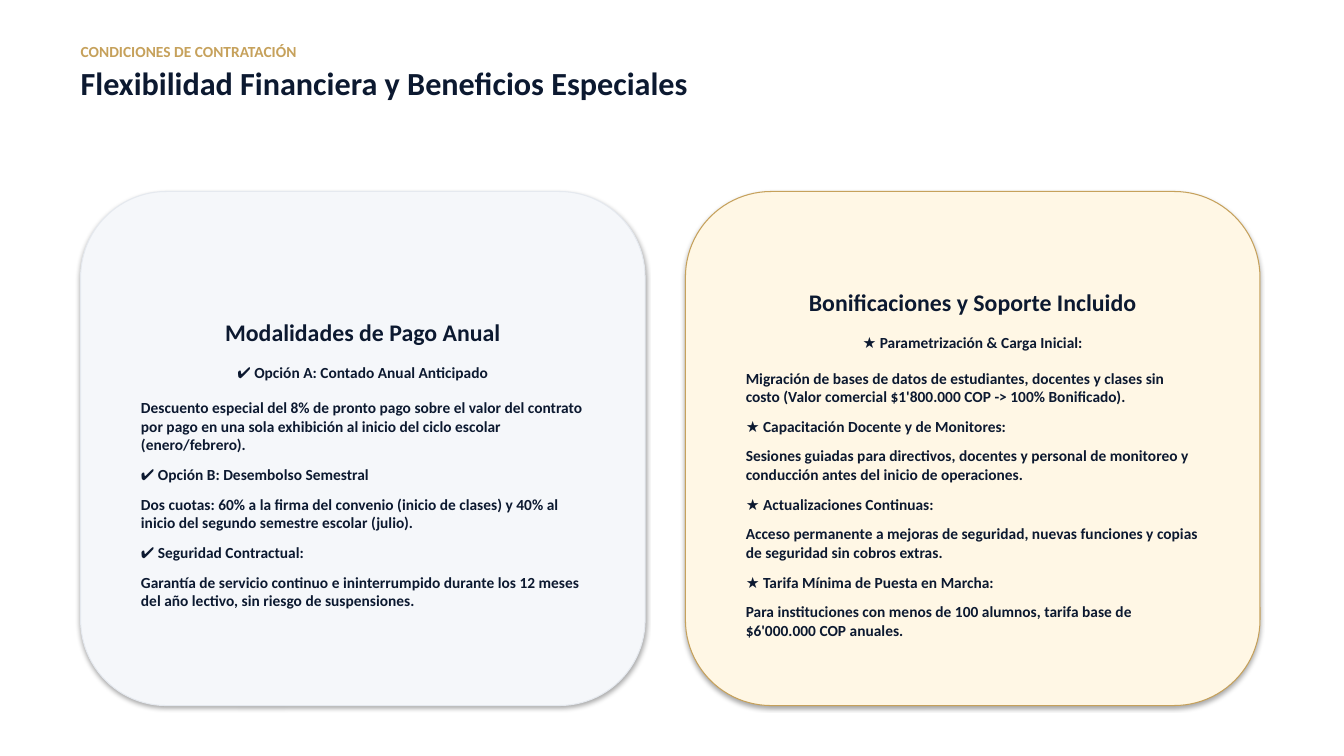
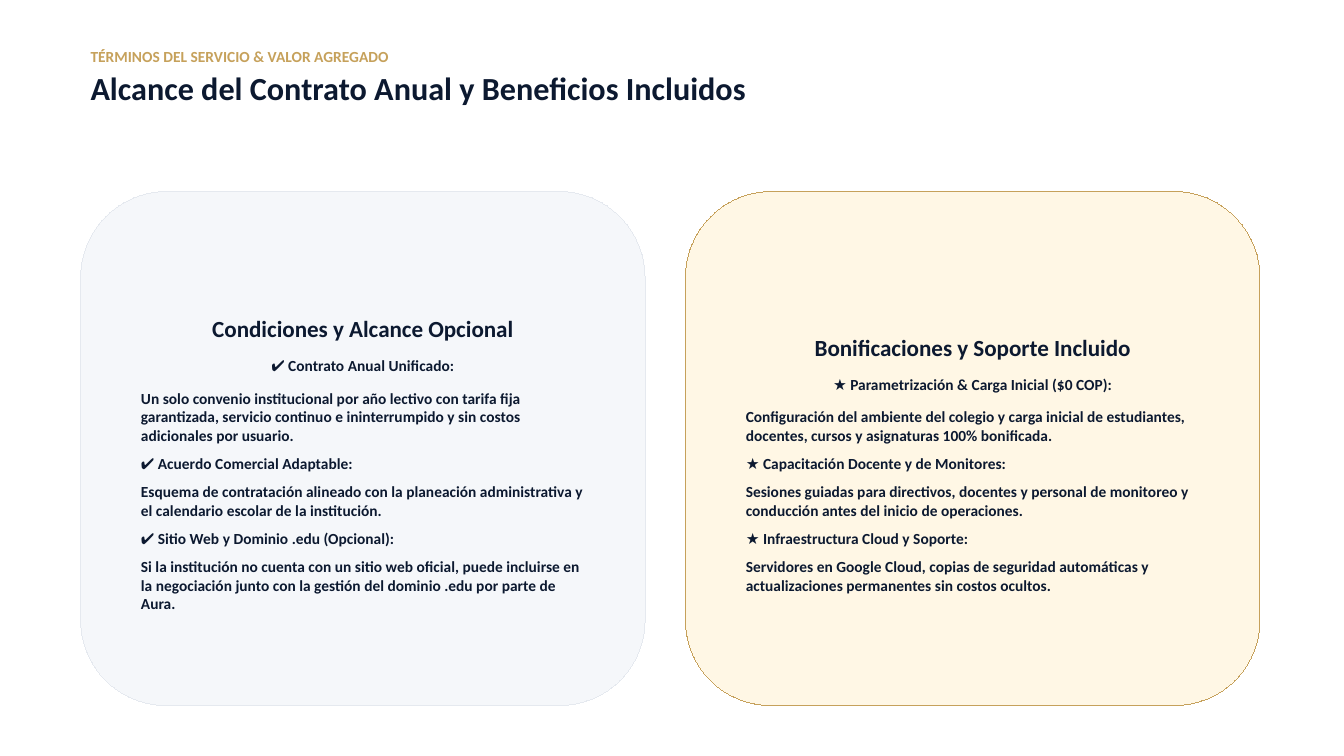
Before and after one commit to milopedraza/AuraWeb, a slide deck: slide 14 of propuesta/Propuesta_Comercial_Skooling_Aura.pptx (slide 13 before the commit). Drawn at 1344x756 pixels with LibreOffice and Linux fonts; fonts in the diff are those of the drawing. Boxes give left, top, right and bottom in pixels: in the first picture for what was removed or moved away, otherwise in the second. Text is boxed around its words. In the diff, an @@ line names an element or a change of style, - is before the commit and + after.

Commit message:
Modificación a la propuesta comercial
Modificación a la propuesta comercial

```diff
--- a/propuesta/Propuesta_Comercial_Skooling_Aura.pptx
+++ b/propuesta/Propuesta_Comercial_Skooling_Aura.pptx
@@ rectangle removed at (0,0,1344,756) @@
@@ text at (91,49,746,105): text changed @@
-CONDICIONES DE CONTRATACIÓN
-Flexibilidad Financiera y Beneficios Especiales
+TÉRMINOS DEL SERVICIO & VALOR AGREGADO
+Alcance del Contrato Anual y Beneficios Incluidos
@@ rounded rectangle "Condiciones y Alcance Opcional" at (81,192,645,706): shadow off @@
@@ rounded rectangle "Bonificaciones y Soporte Incluido" at (686,192,1260,706): shadow off @@
@@ text in rounded rectangle at (141,320,582,609): text changed @@
-Modalidades de Pago Anual
-✔ Opción A: Contado Anual Anticipado
-Descuento especial del 8% de pronto pago sobre el valor del contrato por pago en una sola exhibición al inicio del ciclo escolar (enero/febrero).
-✔ Opción B: Desembolso Semestral
-Dos cuotas: 60% a la firma del convenio (inicio de clases) y 40% al inicio del segundo semestre escolar (julio).
-✔ Seguridad Contractual:
-Garantía de servicio continuo e ininterrumpido durante los 12 meses del año lectivo, sin riesgo de suspensiones.
+Condiciones y Alcance Opcional
+✔ Contrato Anual Unificado:
+Un solo convenio institucional por año lectivo con tarifa fija garantizada, servicio continuo e ininterrumpido y sin costos adicionales por usuario.
+✔ Acuerdo Comercial Adaptable:
+Esquema de contratación alineado con la planeación administrativa y el calendario escolar de la institución.
+✔ Sitio Web y Dominio .edu (Opcional):
+Si la institución no cuenta con un sitio web oficial, puede incluirse en la negociación junto con la gestión del dominio .edu por parte de Aura.
@@ text in rounded rectangle at (746,339,1188,519): size 17 to 16.5 pt in "Bonificaciones y Soporte Incluido"; less space between paragraphs @@
@@ text in rounded rectangle at (746,378,1185,444): text changed @@
-★ Parametrización & Carga Inicial:
-Migración de bases de datos de estudiantes, docentes y clases sin costo (Valor comercial $1'800.000 COP -> 100% Bonificado).
+★ Parametrización & Carga Inicial ($0 COP):
+Configuración del ambiente del colegio y carga inicial de estudiantes, docentes, cursos y asignaturas 100% bonificada.
@@ text in rounded rectangle at (746,533,1148,594): text changed @@
-★ Actualizaciones Continuas:
-Acceso permanente a mejoras de seguridad, nuevas funciones y copias de seguridad sin cobros extras.
-★ Tarifa Mínima de Puesta en Marcha:
-Para instituciones con menos de 100 alumnos, tarifa base de $6'000.000 COP anuales.
+★ Infraestructura Cloud y Soporte:
+Servidores en Google Cloud, copias de seguridad automáticas y actualizaciones permanentes sin costos ocultos.
```
Also in this commit, not shown: 1 other slide changed, 3 slides added, 2 slides removed, 4 other files.
